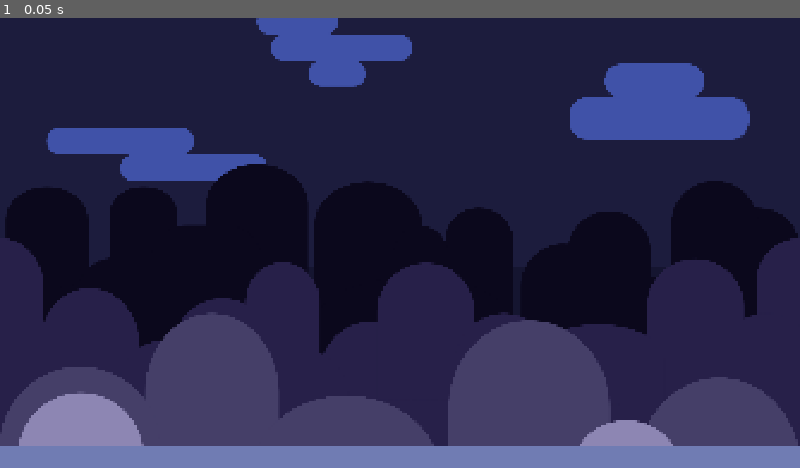
Above: before the commit, frame 1.
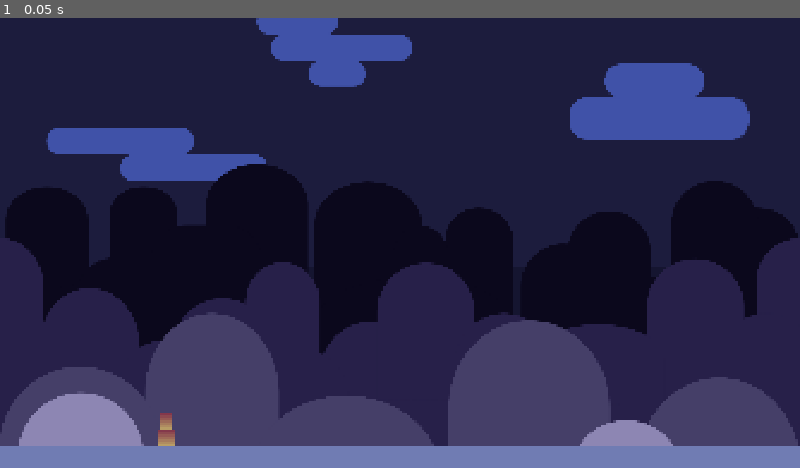
Above: after the commit, the same moment.

Repository: SirioBambino/runner-prototype
Game: Godot game, scene res://scenes/game.tscn
The game is run twice, just before and just after one commit, with the same random seed, the same clock (stepped at 60 frames per second) and the same inputs.
Inputs:
- Up to frame 1 (0.05 s): no input

The runs differ from the first frame. In frame 1, 0.1% of the frame differs, in the area x 19-22%, y 87-96%.

Commit message:
feat: Create basic player scene

Diff:
--- a/scenes/game.tscn
+++ b/scenes/game.tscn
@@ -2,6 +2,7 @@
 
 [ext_resource type="PackedScene" uid="uid://b8l36kuou8xsj" path="res://scenes/background.tscn" id="1_yqjtg"]
 [ext_resource type="PackedScene" uid="uid://mv26pwhrke3j" path="res://scenes/ground.tscn" id="2_lnu2h"]
+[ext_resource type="PackedScene" uid="uid://dyh0f58rxt6e3" path="res://scenes/player.tscn" id="3_lnu2h"]
 
 [node name="Game" type="Node2D"]
 
@@ -9,5 +10,8 @@
 
 [node name="Ground" parent="." instance=ExtResource("2_lnu2h")]
 
+[node name="Player" parent="." instance=ExtResource("3_lnu2h")]
+position = Vector2(400, 1010)
+
 [node name="Camera2D" type="Camera2D" parent="."]
 anchor_mode = 0
--- /dev/null
+++ b/scenes/player.tscn
@@ -0,0 +1,38 @@
+[gd_scene load_steps=5 format=3 uid="uid://dyh0f58rxt6e3"]
+
+[sub_resource type="CapsuleShape2D" id="CapsuleShape2D_dqkch"]
+radius = 15.0
+height = 40.0
+
+[sub_resource type="Gradient" id="Gradient_3vyb7"]
+colors = PackedColorArray(0.51972026, 0.21786582, 0.2964745, 1, 0.7471115, 0.66698873, 0.4122, 1)
+
+[sub_resource type="GradientTexture1D" id="GradientTexture1D_g2els"]
+gradient = SubResource("Gradient_3vyb7")
+width = 40
+
+[sub_resource type="CircleShape2D" id="CircleShape2D_dqkch"]
+radius = 20.0
+
+[node name="Player" type="RigidBody2D"]
+lock_rotation = true
+continuous_cd = 1
+contact_monitor = true
+max_contacts_reported = 10
+
+[node name="UpperCollision" type="CollisionShape2D" parent="."]
+position = Vector2(0, -40)
+shape = SubResource("CapsuleShape2D_dqkch")
+
+[node name="Upper" type="Sprite2D" parent="UpperCollision"]
+rotation = 1.5707964
+scale = Vector2(1, 30)
+texture = SubResource("GradientTexture1D_g2els")
+
+[node name="LowerCollision" type="CollisionShape2D" parent="."]
+shape = SubResource("CircleShape2D_dqkch")
+
+[node name="Lower" type="Sprite2D" parent="LowerCollision"]
+rotation = 1.5707964
+scale = Vector2(1, 40)
+texture = SubResource("GradientTexture1D_g2els")
